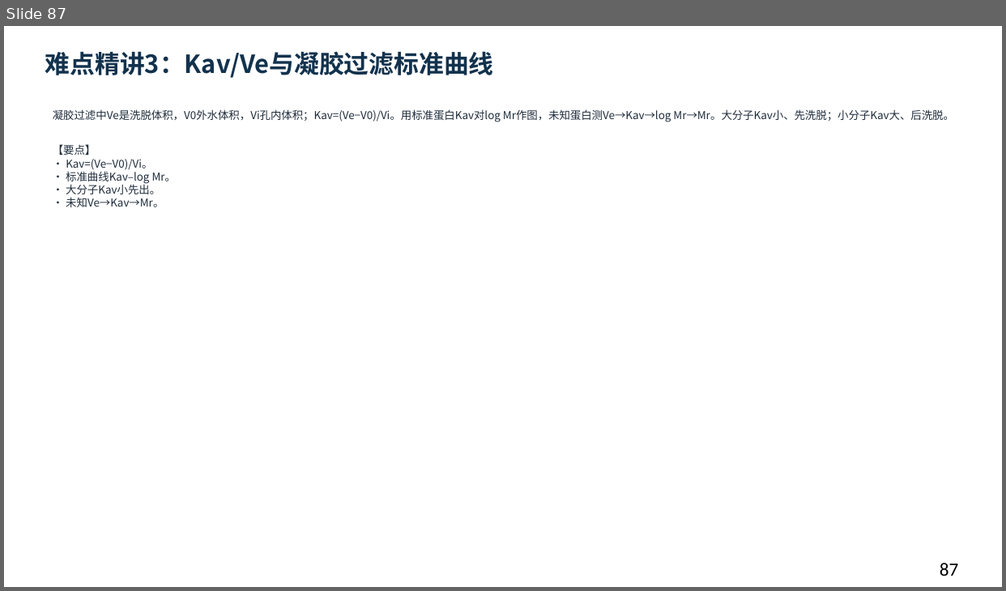
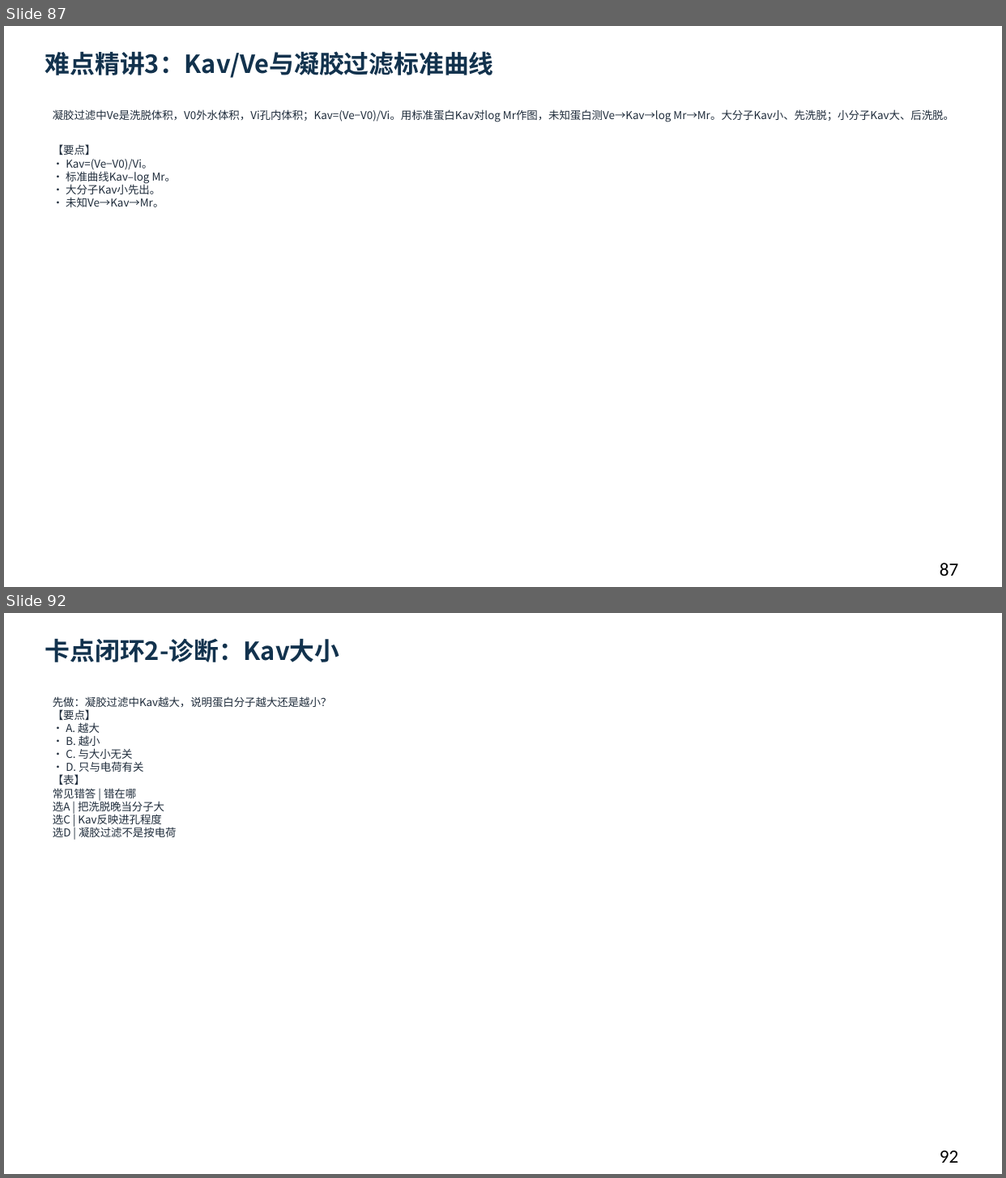
Before and after one commit to newkan-li/Biochemistry, a slide deck: downloads/bc05-ai-style.pptx. Shown one above the other, each under a label of ours: slide 87 before the commit, slides 87 and 92 after it; the slides between them are not shown. The pictures are 1006x591 and 1006x1178 pixels, drawn with LibreOffice and Linux fonts; fonts in the diff are those of the drawing. Boxes give left, top, right and bottom in pixels: in the first picture for what was removed or moved away, otherwise in the second. Text is boxed around its words. In the diff, an @@ line names an element or a change of style, - is before the commit and + after.

```diff
--- a/downloads/bc05-ai-style.pptx
+++ b/downloads/bc05-ai-style.pptx
@@ slide 92 added at bbox=[4, 613, 1002, 1174], background #FFFFFF @@
@@ text added at bbox=[45, 638, 340, 662], 24 pt, text #12324D, bold @@
+卡点闭环2-诊断：Kav大小
@@ text added at bbox=[53, 696, 331, 837], 10.5 pt, text #202D3C @@
+先做：凝胶过滤中Kav越大，说明蛋白分子越大还是越小？
+【要点】
+• A. 越大
+• B. 越小
+• C. 与大小无关
+• D. 只与电荷有关
+【表】
+常见错答 | 错在哪
+选A | 把洗脱晚当分子大
+选C | Kav反映进孔程度
+选D | 凝胶过滤不是按电荷
@@ text added at bbox=[940, 1151, 958, 1163], 18 pt, text #000000 @@
+92
```
Also in this commit, not shown: 1 slide changed, 11 other slides added, 18 other files.
